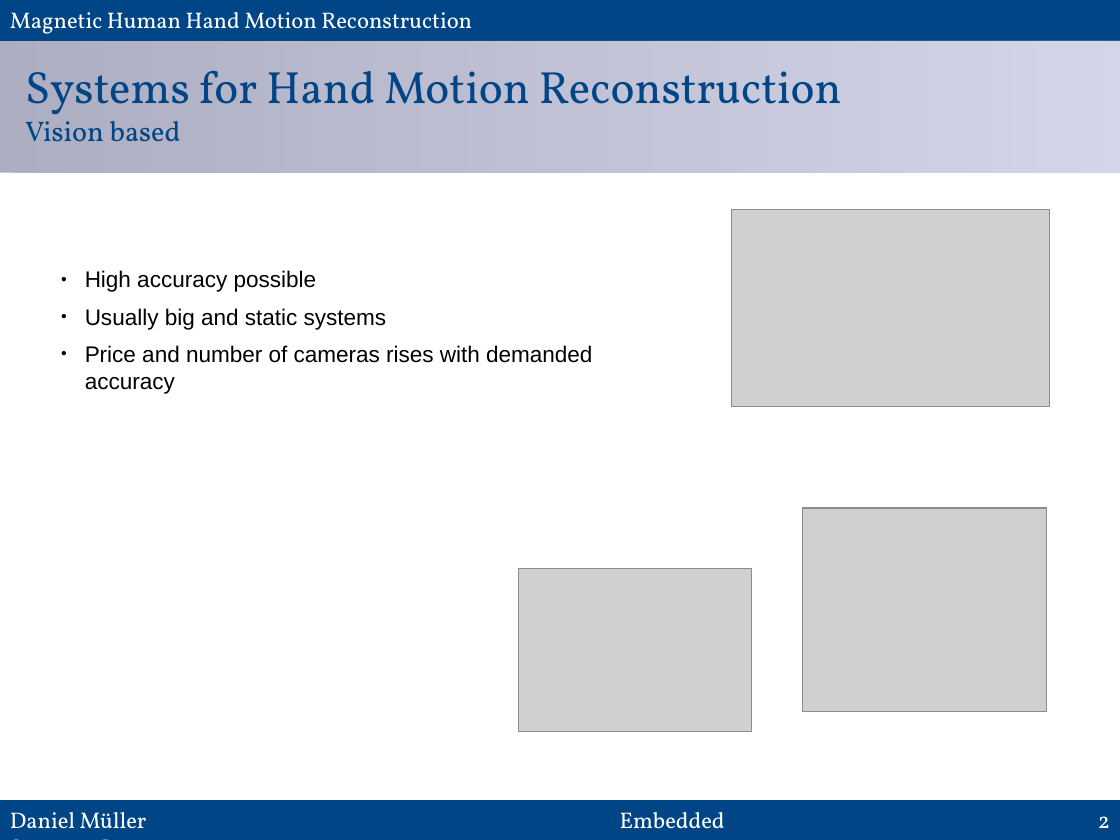
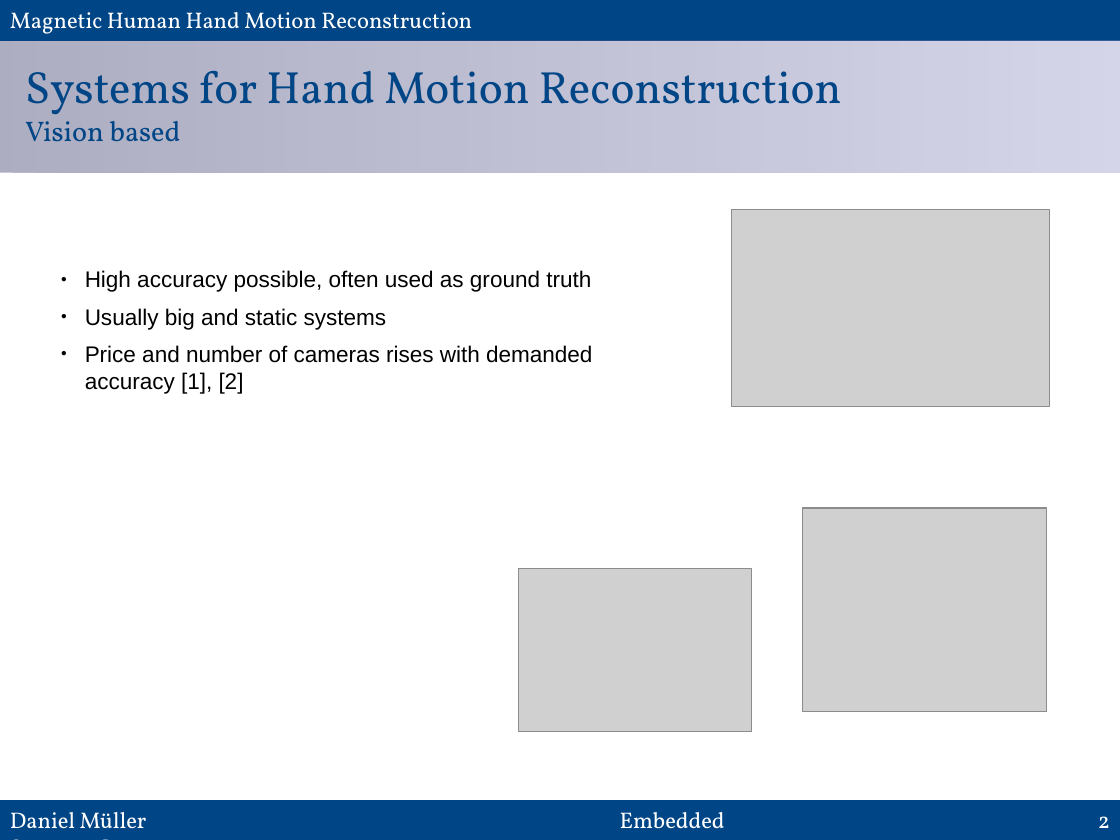
Before and after one commit to MuellerDaniel/SensGlove, a slide deck: slide 2 of praes/preasi.odp. Drawn at 1120x840 pixels with LibreOffice and Linux fonts; fonts in the diff are those of the drawing; grey boxes stand for pictures. Boxes give left, top, right and bottom in pixels: in the first picture for what was removed or moved away, otherwise in the second. Text is boxed around its words. In the diff, an @@ line names an element or a change of style, - is before the commit and + after.

```diff
--- a/praes/preasi.odp
+++ b/praes/preasi.odp
@@ text at (x1=85, y1=270, x2=591, y2=292): text changed @@
-● High accuracy possible
+● High accuracy possible, often used as ground truth
@@ text at (x1=85, y1=345, x2=592, y2=394): text changed @@
-● Price and number of cameras rises with demanded accuracy
+● Price and number of cameras rises with demanded accuracy [1], [2]
```
Also in this commit, not shown: 12 other slides changed, 3 slides added, 3 slides removed.
